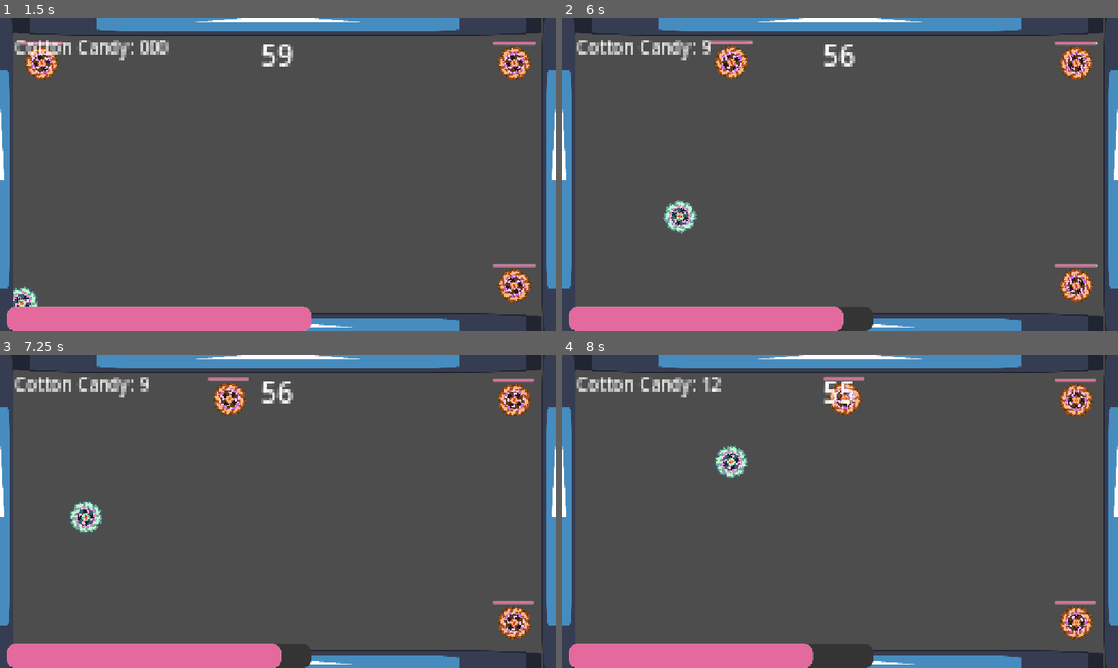
Above: before the commit, frames 1-4 (two rows, left to right).
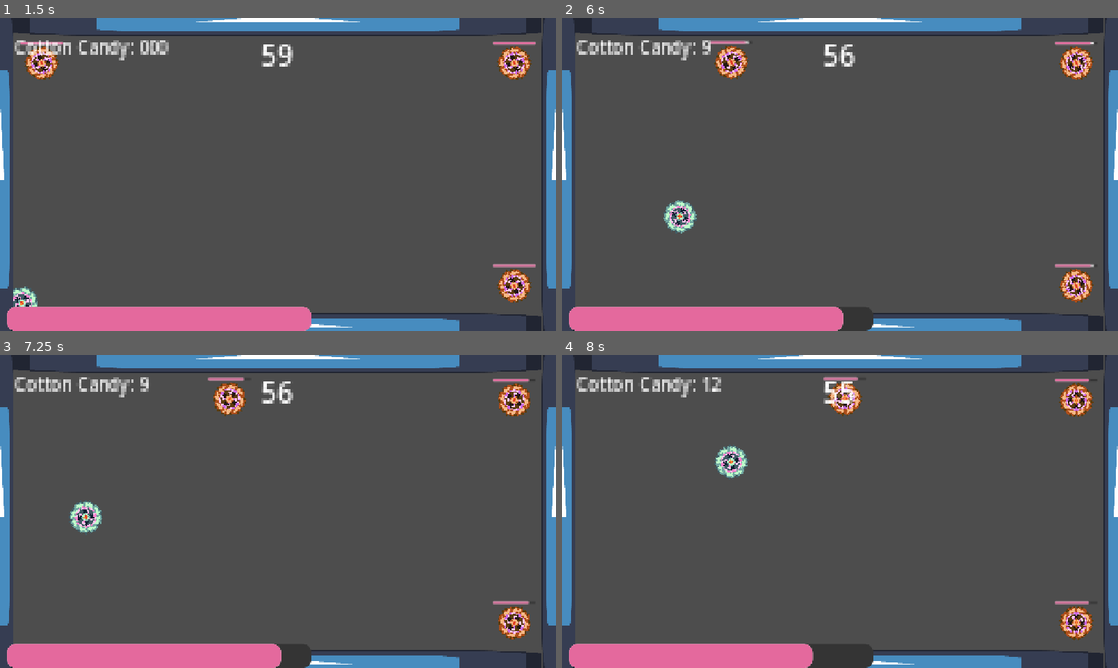
Above: after the commit, the same moments.

Repository: We-ALL-Play-Warthunder-Not-Just-Me/verySeriousSpinningCottonCandyGame
Game: Godot game, scene res://main_game.tscn
Two runs of this game, one before a commit and one after it. Both use one fixed random seed, a clock stepped at 60 frames per second and the inputs below. The engine's default icon, where the game draws it, is replaced by a stand-in: a white triangle on a blue panel in a dark square.
Inputs (mouse positions are in pixels of both pictures, inside the frame that each line leads up to):
- Up to frame 1 (1.5 s): move the mouse to (400, 158) at 0.52 s; press the mouse at (400, 158) at 0.53 s; move the mouse to (166, 190) at 1.27 s; release the mouse at (166, 190) at 1.28 s; click (166, 190) at 1.35 s
- Up to frame 2 (6 s): move the mouse to (895, 105) at 2.02 s; press the mouse at (895, 105) at 2.03 s; move the mouse to (812, 237) at 2.77 s; release the mouse at (812, 237) at 2.78 s; click (812, 237) at 2.85 s; move the mouse to (1006, 221) at 3.52 s; press the mouse at (1006, 221) at 3.53 s; move the mouse to (673, 127) at 4.27 s; release the mouse at (673, 127) at 4.28 s; click (673, 127) at 4.35 s; move the mouse to (867, 174) at 5.02 s; press the mouse at (867, 174) at 5.03 s; move the mouse to (756, 96) at 5.77 s; release the mouse at (756, 96) at 5.78 s; click (756, 96) at 5.85 s
- Up to frame 3 (7.25 s): move the mouse to (400, 495) at 6.52 s; press the mouse at (400, 495) at 6.53 s
- Up to frame 4 (8 s): move the mouse to (728, 527) at 7.27 s; release the mouse at (728, 527) at 7.28 s; click (728, 527) at 7.35 s

Frame 1 is identical in both runs. In frame 2, less than 0.1% of the frame differs, in the area x 32-97%, y 7-80%; in frame 3, less than 0.1%; in frame 4, less than 0.1%, in the area x 53-97%, y 7-80%.

Commit message:
adjusted enemy default decay

Diff:
--- a/Enemies/Enemy.tscn
+++ b/Enemies/Enemy.tscn
@@ -110,7 +110,6 @@
 
 [node name="HealthComponent" type="Node" parent="." unique_id=627178191]
 script = ExtResource("4_7mq4p")
-HealthDecay = 1
 metadata/_custom_type_script = "uid://uflgtvyrjjt"
 
 [node name="decayTimer" type="Timer" parent="HealthComponent" unique_id=1606738338 node_paths=PackedStringArray("health")]
